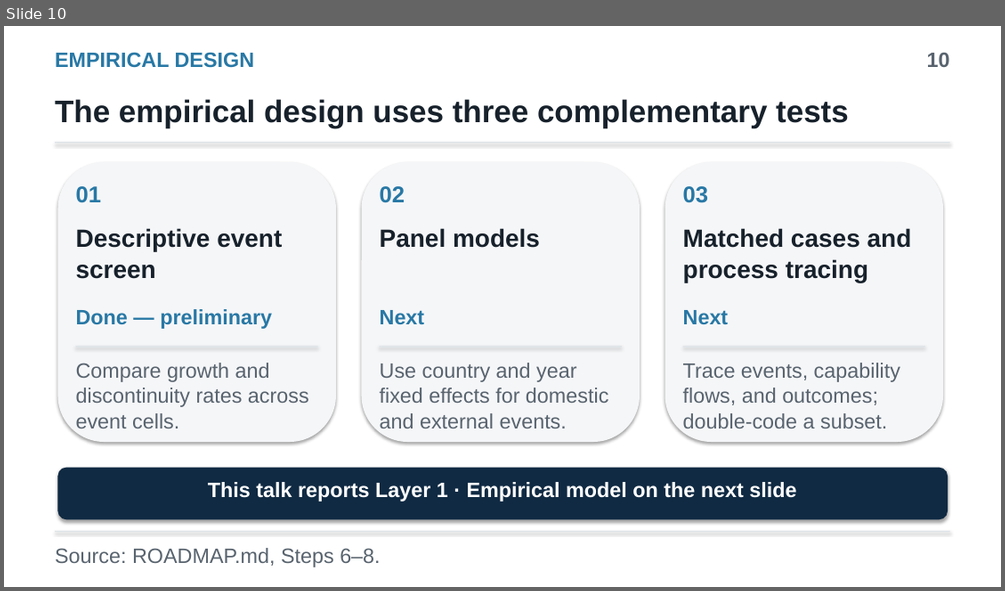
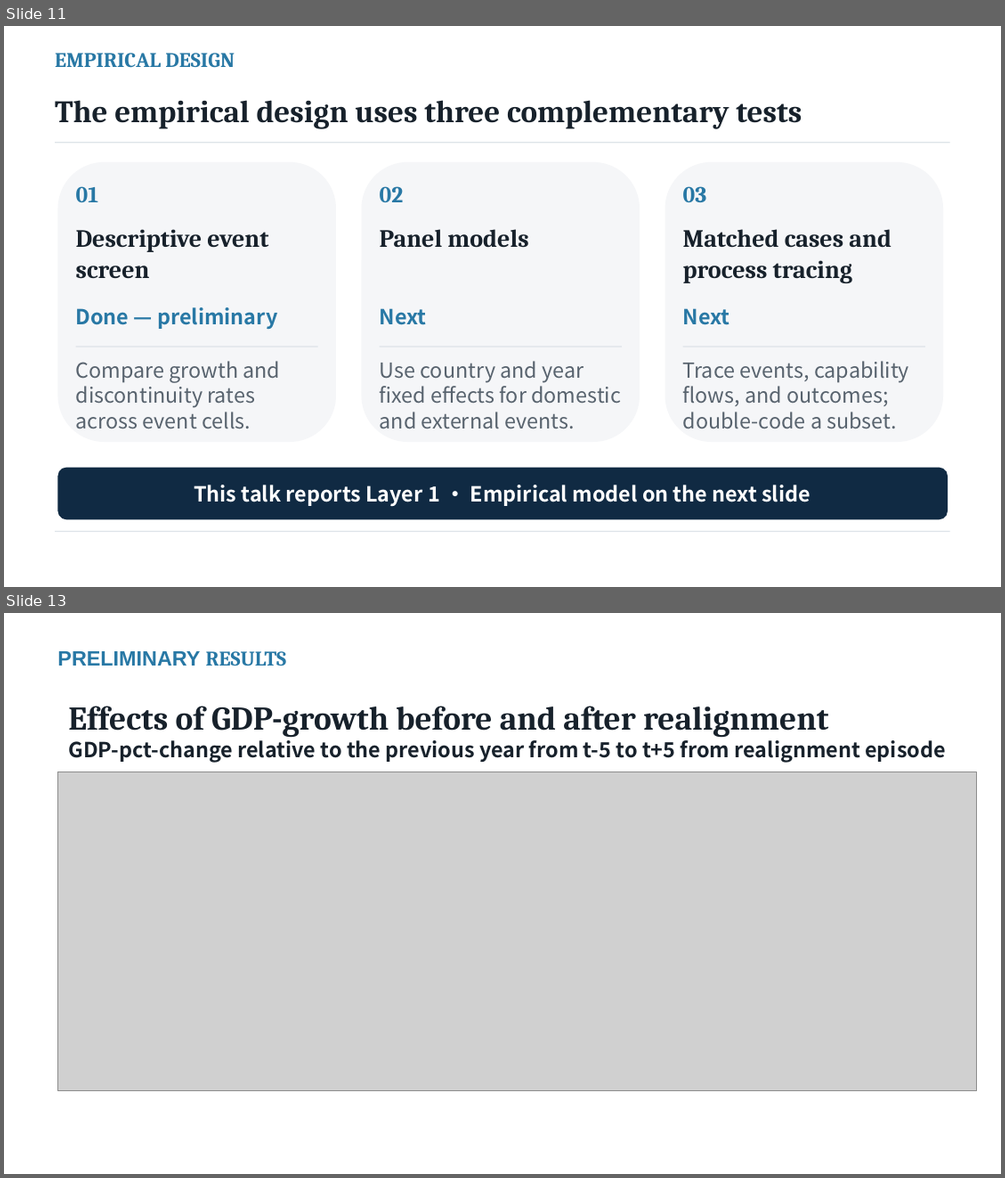
Before and after one commit to yuseicarlos2560/Economic-Development-through-Political-Materialism, a slide deck: presentations/thesis_introduction.pptx. Shown one above the other, each under a label of ours: slide 10 before the commit, slides 11 and 13 after it; the slides between them are not shown. The pictures are 1005x591 and 1005x1178 pixels, drawn with LibreOffice and Linux fonts; fonts in the diff are those of the drawing; grey boxes stand for pictures. Boxes give left, top, right and bottom in pixels: in the first picture for what was removed or moved away, otherwise in the second. Text is boxed around its words. In the diff, an @@ line names an element or a change of style, - is before the commit and + after.

```diff
--- a/presentations/thesis_introduction.pptx
+++ b/presentations/thesis_introduction.pptx
@@ slide 13 added at [4,613,1001,1174], background #FFFFFF @@
@@ text added at [57,651,286,666], 20 pt, text #2878A5, bold @@
+PRELIMINARY RESULTS
@@ text added at [68,706,828,738], 32 pt, text #17212B, bold @@
+Effects of GDP-growth before and after realignment
@@ text added at [68,737,946,763], 20 pt, text #17212B, bold @@
+GDP-pct-change relative to the previous year from t-5 to t+5 from realignment episode
@@ picture added at [57,772,976,1090] @@
@@ what was slide 10 is now slide 11 @@
@@ slide 11 changed as well @@
@@ text removed at [927,52,950,67] @@
-10
@@ font Arial to Cambria in 8 elements at [55,53,235,68], [55,100,801,128], [76,186,98,202], [380,186,404,202], [683,186,707,202], [76,229,268,279], [683,229,891,283], [380,229,528,248] @@
@@ font Arial to Noto Sans CJK SC in 7 elements at [76,361,281,429], [380,361,621,429], [683,361,909,429], [194,484,810,507], [76,307,277,329], [380,308,427,325], [683,308,730,325] @@
@@ shadow off in 9 elements at [55,142,950,143], [57,162,336,442], [76,346,318,346], [362,162,639,442], [380,346,622,346], [665,162,943,442], [683,346,925,346], [57,467,947,520], [55,531,950,532] @@
@@ text removed at [55,548,380,567] @@
-Source: ROADMAP.md, Steps 6–8.
```
Also in this commit, not shown: 16 other slides changed, 1 other slide added, 1 other file.
